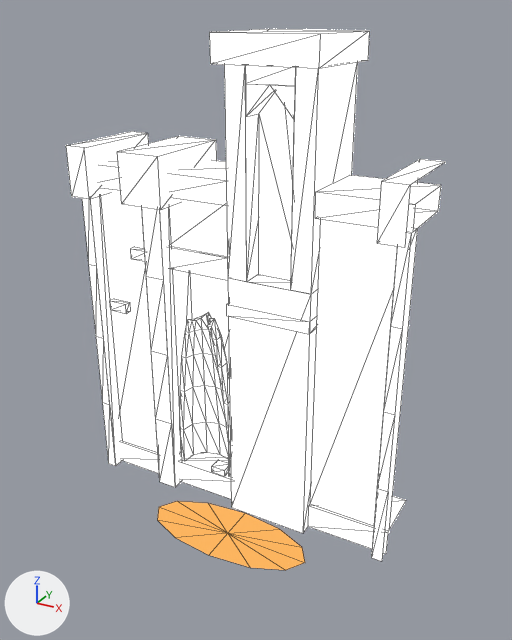
An edit to the glTF model pit-scene/kit/glb/T1_Mid_A.glb, drawn before and after from the same camera.
Rendered twice from a camera (50 mm lens) standing at (4.28, -7.07, 6.55) and looking at (0.49, -0.17, 3.1). The axes (+X, +Y, +Z) are drawn at lower left. The lights are the same throughout. The older version comes first. Mesh edges are drawn as thin lines. Vertices at exactly the same position are counted once.

Script lines for the objects in view, before the commit:
```python
me_t1_mid_a = bpy.data.meshes.new('T1_Mid_A')
me_t1_mid_a.from_pydata(...)  # 300 vertices, 385 faces; spans x -2.25..2.25, y -1.03..1.2, z 0.0..6.32
# faces by material slot: [373, 12]
me_t1_mid_a.materials.append(mat_t1_scenery)
me_t1_mid_a.materials.append(mat_t1_beam)
ob_t1_mid_a = bpy.data.objects.new('T1_Mid_A', me_t1_mid_a)
ob_t1_mid_a.location = (0.0, 0.0, 0.0)
```
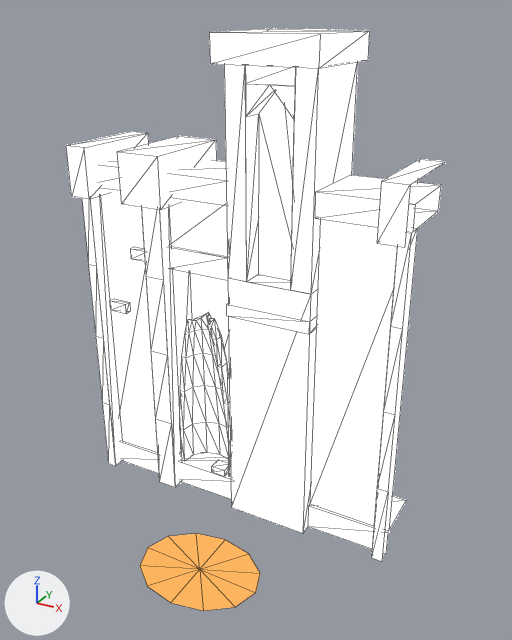
Edits to the bpy script that builds the scene:
```text
Change me_t1_mid_a:
    used by ob_t1_mid_a; location = (0.0, 0.0, 0.0)
    remove me_t1_mid_a.from_pydata(...)  # 300 vertices, 385 faces; spans x -2.25..2.25, y -1.03..1.2, z 0.0..6.32
    add me_t1_mid_a.from_pydata(...)  # 300 vertices, 385 faces; spans x -2.25..2.25, y -2.02..1.2, z 0.0..6.32
    me_t1_mid_a part 1: the loose piece of 13 vertices spanning x -0.89..1.41, y -1.03..-0.07, z 0.05 is scaled about its middle by (0.696, 1.29, 1), then moved by (0.1, -0.85, 0.11)
```

Pixel boxes (x1, y1, x2, y2) of what changed, in the pictures (512 x 640 px; the box of a moved part takes in the faces that stretch with it):
'T1_Mid_A', reshaped (8% taller): before (66, 29, 445, 570); after (66, 29, 445, 611)
part 1 of me_t1_mid_a, moved or reshaped: before (157, 501, 305, 570); after (140, 533, 260, 611)
